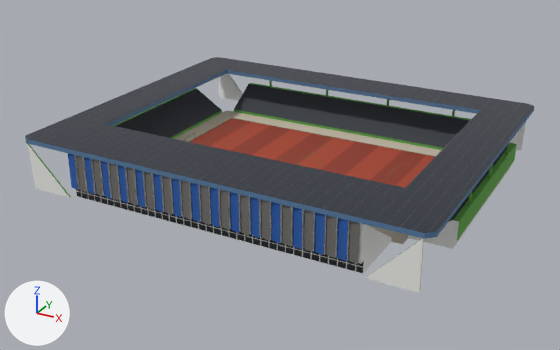
An edit to the glTF model assets/modeles/batiments/stade_tuiliere.glb, drawn before and after from the same camera.
Camera for both pictures: a camera (50 mm lens) standing at (132.1, -255.2, 121.0) and looking at (-2.0, -11.3, -0.9). The lights are fixed; the arrows at lower left show +X, +Y and +Z. The older version comes first. Vertices at exactly the same position are counted once.

Objects in the first picture: 'stade_tuiliere'.
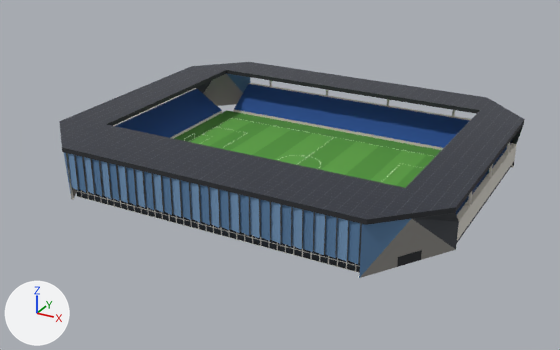
Pixel boxes (x1, y1, x2, y2) of what changed, in the pictures (560 x 350 px):
'stade_tuiliere', reshaped (8% narrower, 8% shorter)
    before: (25, 57, 534, 293)
    after: (59, 62, 525, 278)
part 1 of me_stade_tuiliere, deleted
    before: (510, 122, 526, 151)
part 2 of me_stade_tuiliere, deleted
    before: (366, 238, 424, 293)
part 3 of me_stade_tuiliere, deleted
    before: (219, 73, 243, 101)
part 4 of me_stade_tuiliere, reshaped
    before: (25, 57, 534, 239)
    after: (59, 62, 525, 278)
part 5 of me_stade_tuiliere, surface changed
    before: (25, 57, 534, 273)
    after: (59, 62, 525, 264)

The change, as a list of edits to the scene's bpy script:
```text
Change me_stade_tuiliere:
    used by ob_stade_tuiliere; location = (0.0, 0.0, 0.0)
    remove me_stade_tuiliere.from_pydata(...)  # 520 vertices, 470 faces; spans x -78.0..78.0, y -69.0..60.0, z 0.0..20.0
    add me_stade_tuiliere.from_pydata(...)  # 538 vertices, 502 faces; spans x -78.0..78.0, y -69.0..60.0, z 0.0..20.0
    me_stade_tuiliere part 1: the loose piece of 6 vertices spanning x 58.0..75.0, y 57.0..60.0, z 0.0..18.0 is deleted
    me_stade_tuiliere part 2: the loose piece of 6 vertices spanning x 58.0..75.0, y -69.0..-67.0, z 0.0..18.0 is deleted
    me_stade_tuiliere part 3: the loose piece of 6 vertices spanning x -75.0..-58.0, y 57.0..60.0, z 0.0..18.0 is deleted
    me_stade_tuiliere part 4
    2 vertices are removed from x -75.0, y -69.0..-68.0, z 0.0..18.0
    3 faces are deleted
    4 vertices in x -76.0, y -69.0..60.0, z 18.0..20.0 move by (18.0, 0.0, 0.0)
    4 vertices in x 76.0, y -69.0..60.0, z 18.0..20.0 move by (-18.0, 0.0, 0.0)
    4 vertices in x -78.0..78.0, y -66.0, z 18.0..20.0 move by (0.0, 17.0, 0.0)
    4 vertices in x -78.0..78.0, y 57.0, z 18.0..20.0 move by (0.0, -17.0, 0.0)
    4 vertices move from x -75.0..-58.0, y -68.0..-67.0, z 0.0..18.0 to x -76.0..-56.0, y -69.0..-38.0, z 0.0..18.0
    32 vertices are added at x -76.0..76.0, y -69.0..57.0, z 0.0..18.0
    6 new vertices lie (0.0, 0.0, -10.0) away from vertices in x -76.0..76.0, y -38.0..58.0, z 10.0
    47 new faces join them, mat_stade_tuiliere (picture img_stade_tuiliere_palette)
    me_stade_tuiliere part 5: 447 kept faces spanning x -78.0..78.0, y -69.0..60.0, z 0.0..20.0 get new texture (UV) coordinates
```
